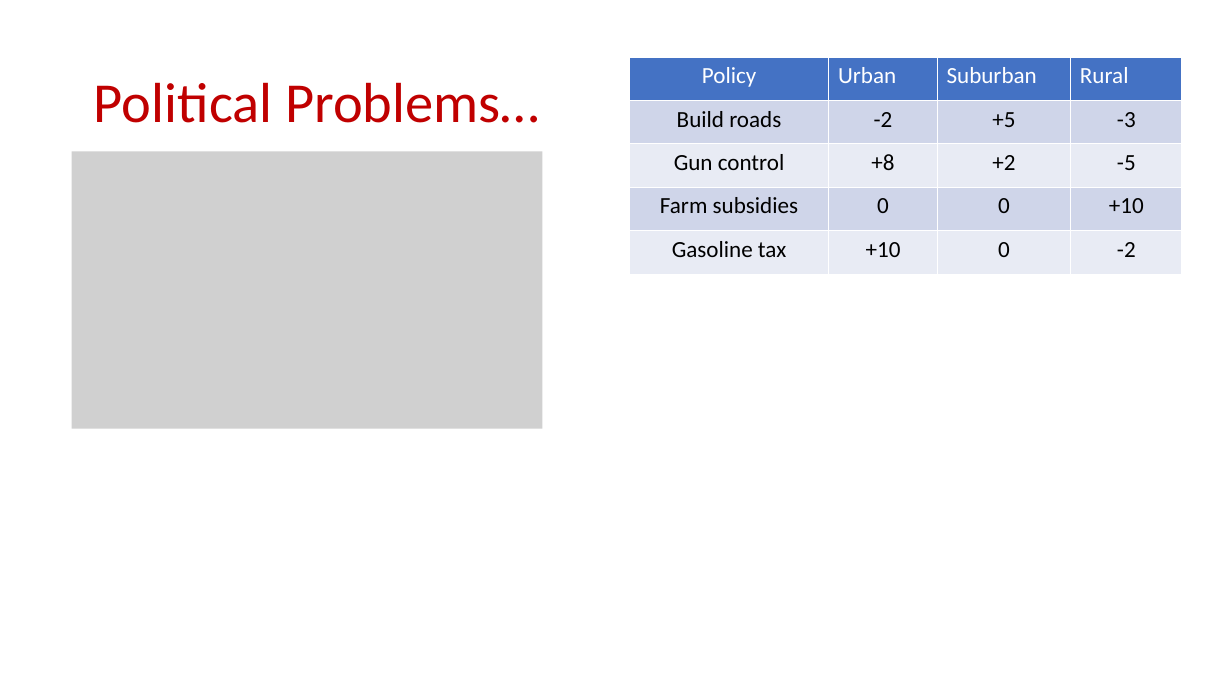
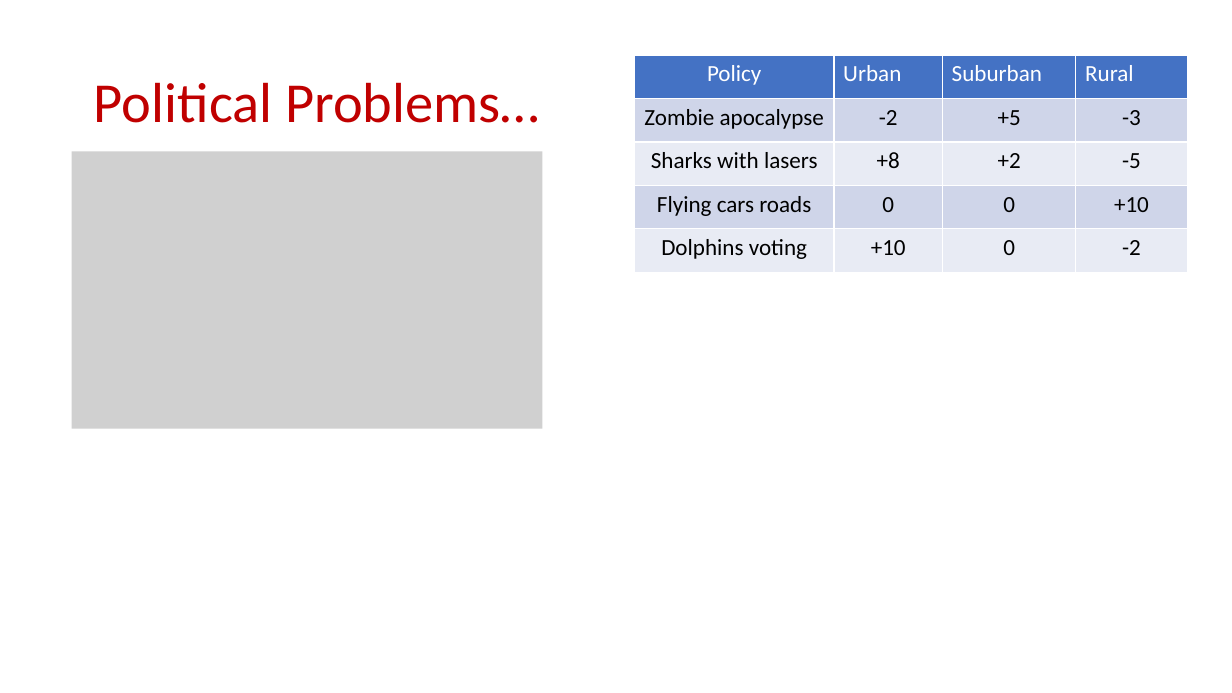
Before and after one commit to samsonzhou/samsonzhou.github.io, a slide deck: slide 3 of CSCE658-S24/L16.pptx. Drawn at 1232x693 pixels with LibreOffice and Linux fonts; fonts in the diff are those of the drawing; grey boxes stand for pictures. Boxes give left, top, right and bottom in pixels: in the first picture for what was removed or moved away, otherwise in the second. Text is boxed around its words. In the diff, an @@ line names an element or a change of style, - is before the commit and + after.

```diff
--- a/CSCE658-S24/L16.pptx
+++ b/CSCE658-S24/L16.pptx
@@ table at bbox=[635, 55, 1187, 273] @@
-row 2, column 1: Build roads
+row 2, column 1: Zombie apocalypse
-row 3, column 1: Gun control
+row 3, column 1: Sharks with lasers
-row 4, column 1: Farm subsidies
+row 4, column 1: Flying cars roads
-row 5, column 1: Gasoline tax
+row 5, column 1: Dolphins voting
@@ table: place and size @@
-table at bbox=[629, 57, 1181, 274]
+table at bbox=[635, 55, 1187, 273]
```
Also in this commit, not shown: 5 other slides changed, 26 slides added.
